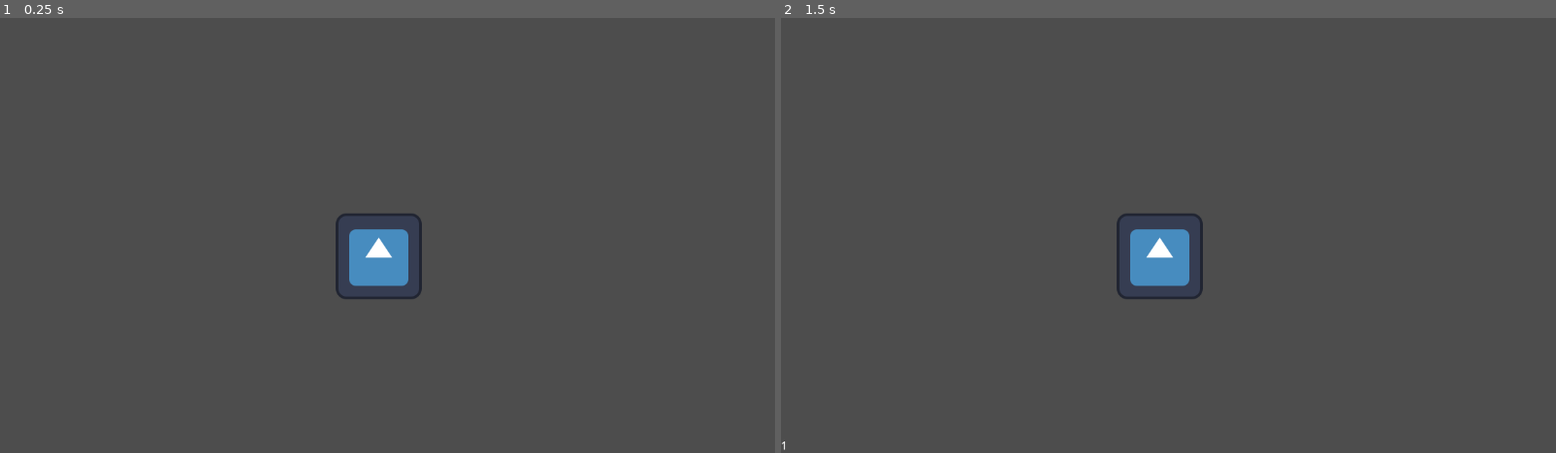
Above: before the commit, frames 1-2 (left to right).
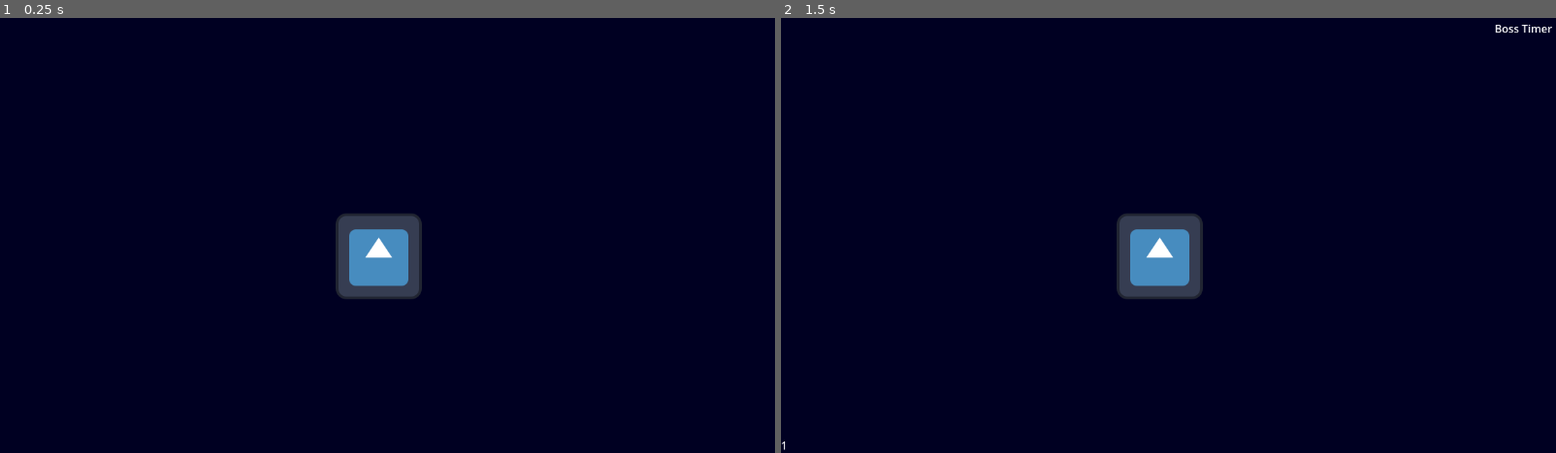
Above: after the commit, the same moments.

Repository: Phantom-soup/first-week-rapid-prototyping
Game: Godot game, scene res://Main.tscn
Same seed, same stepped clock (60 frames per second), same inputs: the game is played once before the commit and once after it. The engine's default icon, where the game draws it, is replaced by a stand-in: a white triangle on a blue panel in a dark square.
Inputs (mouse positions are in pixels of both pictures, inside the frame that each line leads up to):
- Up to frame 1 (0.25 s): no input
- Up to frame 2 (1.5 s): tap Enter at 0.5 s; move the mouse to (1160, 257) at 0.52 s; press the mouse at (1160, 257) at 0.53 s; tap Space at 1.25 s; move the mouse to (1013, 257) at 1.27 s; release the mouse at (1013, 257) at 1.28 s; click (1013, 257) at 1.35 s

The runs differ from the first frame. In frame 1, 98% of the frame differs, in the area x 0-100%, y 0-100%; in frame 2, 98%.

Commit message:
fixed the hud a little more

Diff:
--- a/Instances/hud.tscn
+++ b/Instances/hud.tscn
@@ -12,11 +12,13 @@
 offset_top = -23.0
 offset_right = 40.0
 grow_vertical = 0
-text = "00"
+text = "Incrementer"
 
-[node name="Message" type="Label" parent="."]
-offset_right = 40.0
-offset_bottom = 23.0
-
-[node name="Timer" type="Timer" parent="."]
-wait_time = 4096.0
+[node name="Boss_Deadline" type="Label" parent="."]
+offset_left = 1061.0
+offset_top = 4.0
+offset_right = 1147.0
+offset_bottom = 27.0
+text = "Boss Timer
+"
+horizontal_alignment = 2
--- a/Main.tscn
+++ b/Main.tscn
@@ -10,19 +10,23 @@
 bossy = ExtResource("2_l0obj")
 
 [node name="ColorRect" type="ColorRect" parent="."]
-visible = false
 offset_left = -27.0
 offset_top = -25.0
 offset_right = 1182.0
 offset_bottom = 665.0
+mouse_filter = 2
 color = Color(0.00288962, 0.00291356, 0.131866, 1)
 
 [node name="Incrementer" parent="." instance=ExtResource("1_5dvbb")]
 position = Vector2(563, 355)
 
-[node name="Timer" type="Timer" parent="."]
+[node name="Spawn Timer" type="Timer" parent="."]
 
 [node name="HUD" parent="." instance=ExtResource("3_r78w4")]
 
+[node name="Marker2D" type="Marker2D" parent="."]
+position = Vector2(1063, 82)
+
 [connection signal="input_event" from="Incrementer" to="." method="_on_incrementer_input_event"]
+[connection signal="timeout" from="Spawn Timer" to="." method="_on_spawn_timer_timeout"]
 [connection signal="start_game" from="HUD" to="." method="_on_hud_start_game"]
--- a/scripts/hud.gd
+++ b/scripts/hud.gd
@@ -1,15 +1,16 @@
 extends CanvasLayer
 
-
 signal start_game
-signal boss_time
 
 
 func _ready() -> void:
 	$Counter.hide()
+	$Boss_Deadline.hide()
 
 
 func try_again():
+	$Counter.hide()
+	$Counter.text = str("0")
 	print("kill bind!")
 
 
@@ -17,8 +18,5 @@
 	$Counter.text = str(num)
 	start_game.emit()
 
-
-
-
-func _on_boss_timer_timeout() -> void:
-	pass # Replace with function body.
+func update_countdown(num):
+	$Boss_Deadline.text = str(num)
--- a/scripts/main.gd
+++ b/scripts/main.gd
@@ -1,7 +1,9 @@
 extends Node2D
 
 @export var bossy: PackedScene
-var digit = 0;
+var digit = 0
+var boss_timer = 10
+var loop
 
 
 func _ready() -> void:
@@ -9,7 +11,12 @@
 
 
 func _process(delta: float) -> void:
-	pass
+	if boss_timer == 0:
+		boss_timer = 10
+
+	if Input.is_action_just_pressed("kill_bind"):
+		$HUD.try_again()
+		digit = 0
 
 
 func _on_incrementer_input_event(viewport: Node, event: InputEvent, shape_idx: int) -> void:
@@ -17,9 +24,12 @@
 		digit += 1
 		$HUD.update_increment(digit)
 
-	if event.is_action_pressed("kill_bind"):
-		$HUD.try_again()
-
 
 func _on_hud_start_game() -> void:
 	$HUD/Counter.show()
+	$HUD/Boss_Deadline.show()
+
+
+func _on_spawn_timer_timeout() -> void:
+	boss_timer -= 1
+	$HUD.update_countdown(boss_timer)
